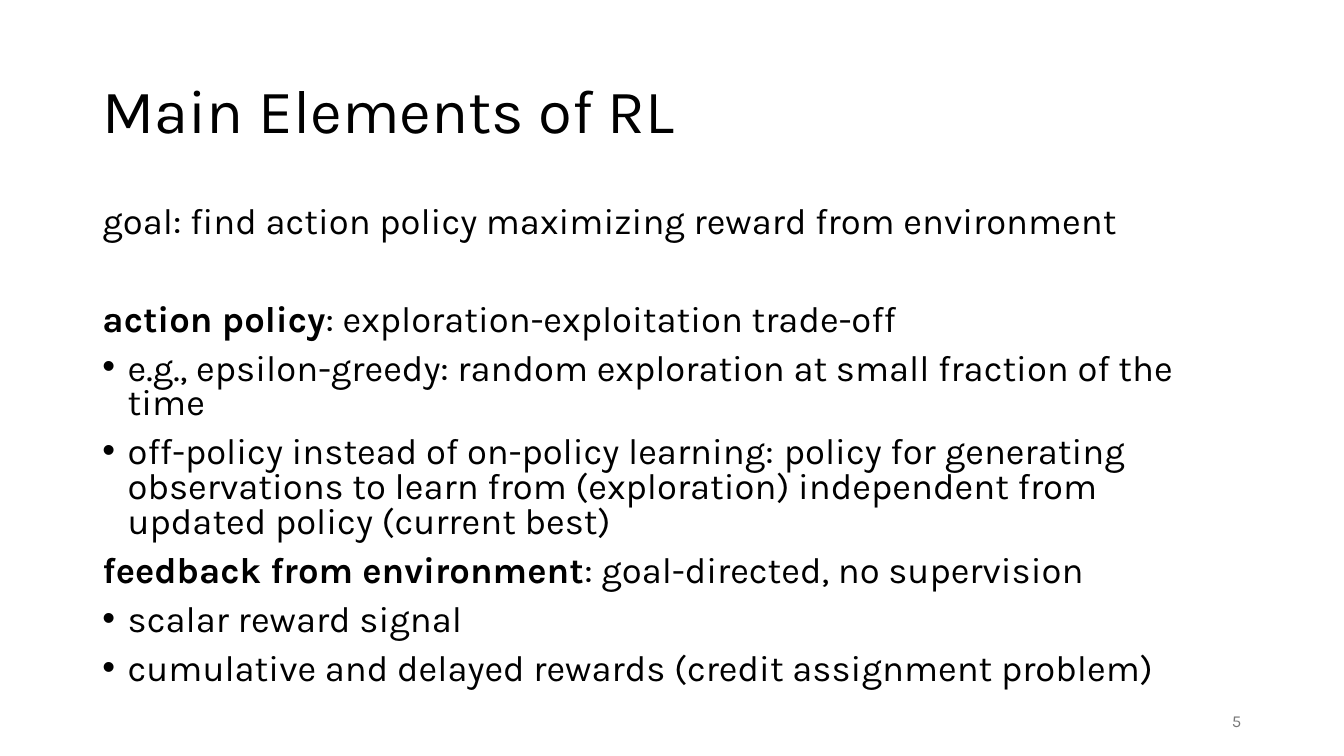
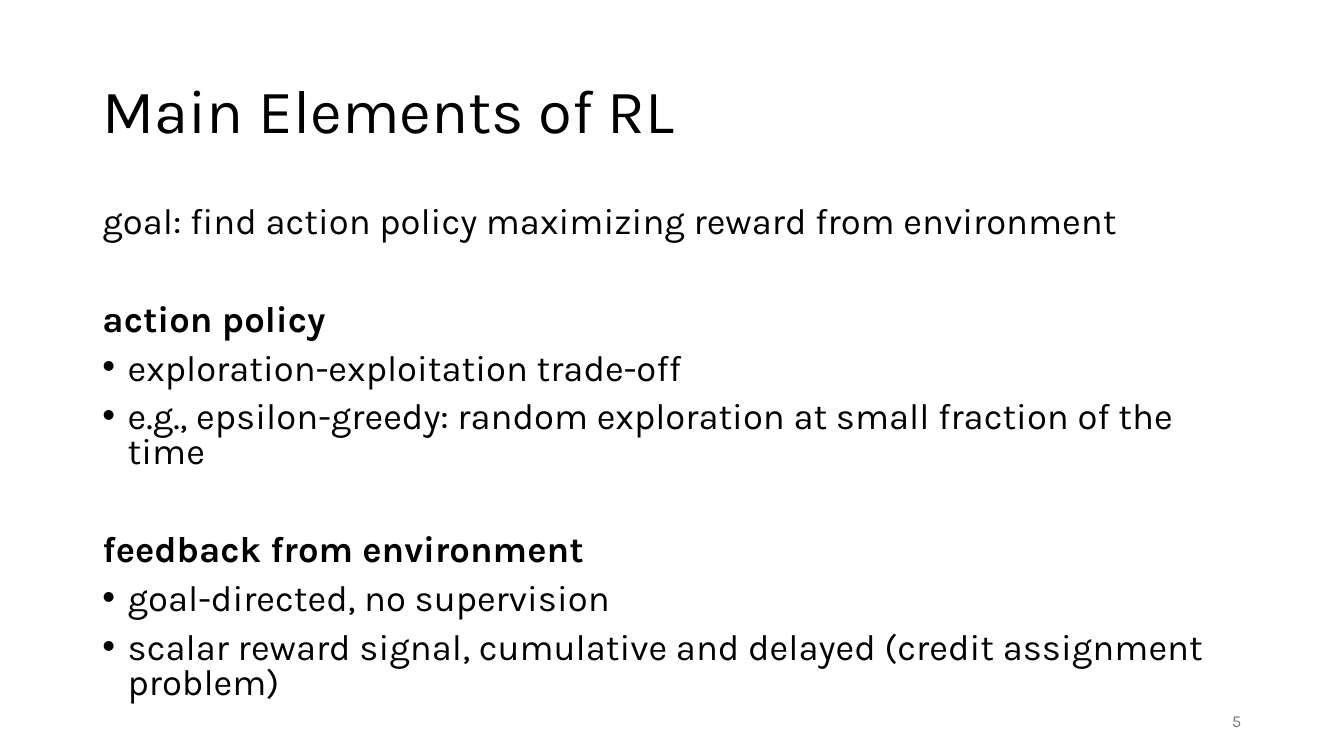
Before and after one commit to FelixWick/reinforcement_learning, a slide deck: slide 5 of slides/1_foundations.pptx. Drawn at 1344x756 pixels with LibreOffice and Linux fonts; fonts in the diff are those of the drawing. Boxes give left, top, right and bottom in pixels: in the first picture for what was removed or moved away, otherwise in the second. Text is boxed around its words. In the diff, an @@ line names an element or a change of style, - is before the commit and + after.

```diff
--- a/slides/1_foundations.pptx
+++ b/slides/1_foundations.pptx
@@ text at (x1=102, y1=306, x2=682, y2=389): text changed @@
-action policy: exploration-exploitation trade-off
+action policy
+• exploration-exploitation trade-off
@@ text at (x1=102, y1=536, x2=1203, y2=704): text changed @@
-• off-policy instead of on-policy learning: policy for generating observations to learn from (exploration) independent from updated policy (current best)
-feedback from environment: goal-directed, no supervision
-• scalar reward signal
-• cumulative and delayed rewards (credit assignment problem)
+feedback from environment
+• goal-directed, no supervision
+• scalar reward signal, cumulative and delayed (credit assignment problem)
```
Also in this commit, not shown: 1 other file.
